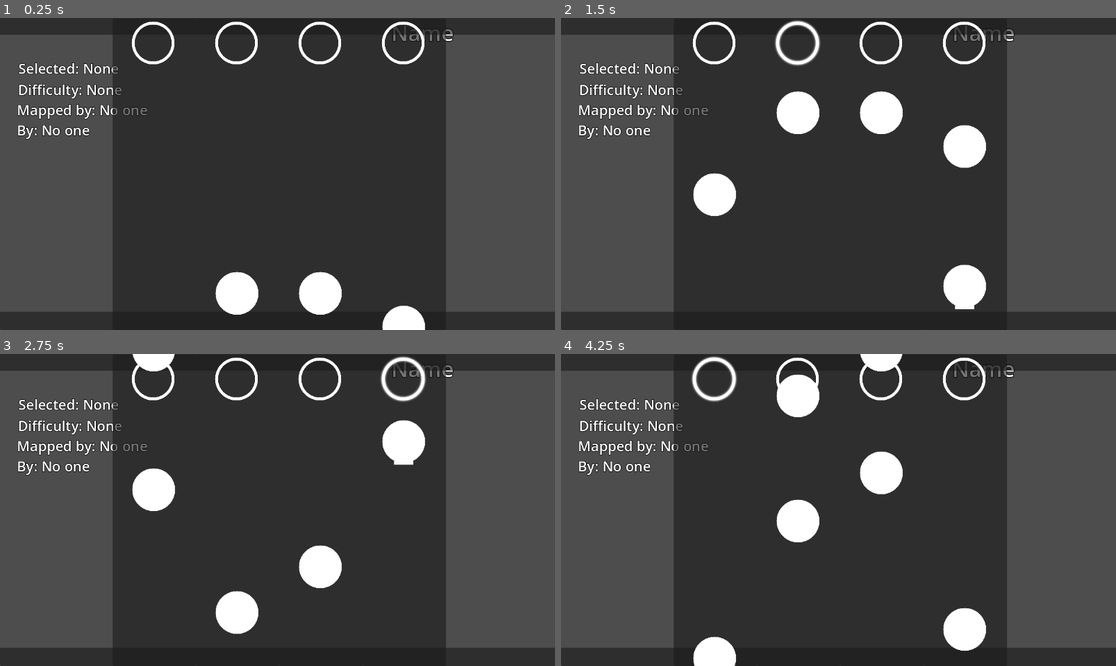
Above: before the commit, frames 1-4 (two rows, left to right).
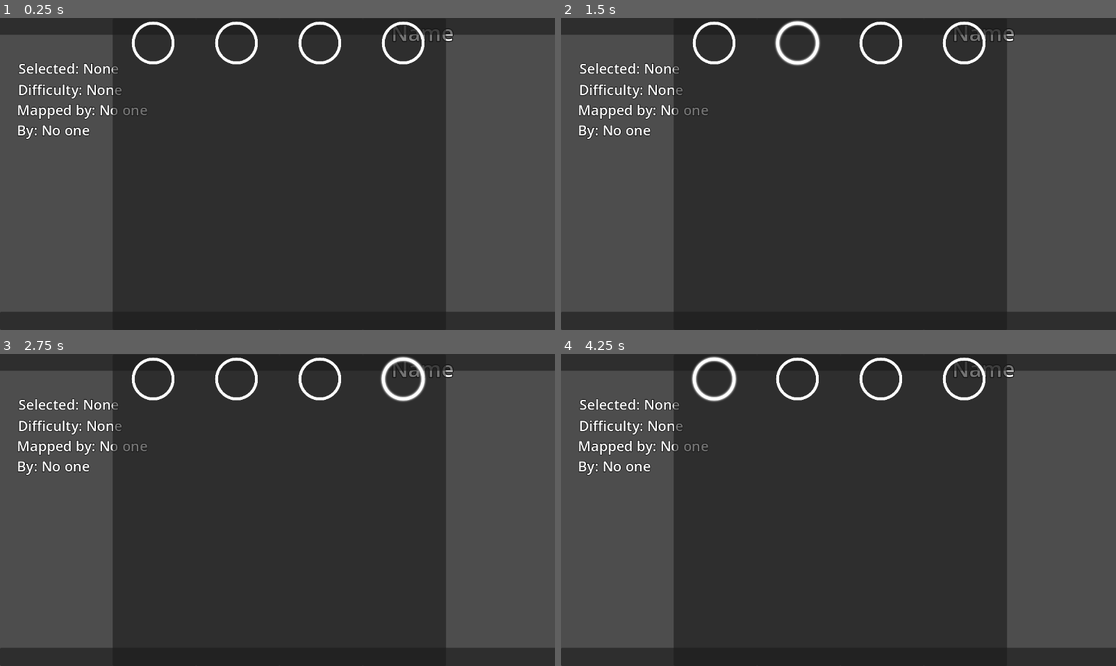
Above: after the commit, the same moments.

Repository: Virus01Official/KeyBeat_Rewrite
Game: Godot game, scene res://main.tscn
Same seed, same stepped clock (60 frames per second), same inputs: the game is played once before the commit and once after it.
Inputs:
- Up to frame 1 (0.25 s): no input
- Up to frame 2 (1.5 s): hold K (right) 0.53-1.28 s; hold F (down) from 1.28 s (still down)
- Up to frame 3 (2.75 s): release F (down) at 2.03 s; hold K (right) from 2.03 s (still down)
- Up to frame 4 (4.25 s): release K (right) at 2.78 s; hold J (up) 2.78-3.53 s; hold D (left) from 3.53 s (still down)

The runs differ from the first frame. In frame 1, 2.2% of the frame differs, in the area x 38-77%, y 81-100%; in frame 2, 4.3%, in the area x 23-77%, y 23-94%; in frame 3, 3.7%; in frame 4, 4.2%.
Error after the commit: Invalid assignment of property or key 'stream' with value of type 'AudioStreamOggVorbis' on a base object of type 'null instance'. (res://game.gd:195)

Commit message:
added audio and some changes to charts

Diff:
--- a/game.gd
+++ b/game.gd
@@ -11,12 +11,6 @@
 var song_position: float = 0.0
 var song_started: bool = false
 var next_note_index: int = 0
-
-var duration: float = 0.0
-var is_hold: bool = false
-var hold_active: bool = false
-var hold_end_y: float = 0.0
-var remaining_hold: float = 0.0
 
 const HIT_WINDOW = 0.5
 
@@ -184,8 +178,21 @@
 	if file:
 		var json = JSON.new()
 		json.parse(file.get_as_text())
-		chart = json.get_data()  # expects [{time: 1.2, direction: "left"}, ...]
+		var data = json.get_data()
+		chart = data.get("notes", [])
 		chart.sort_custom(func(a, b): return a["time"] < b["time"])
 		song_position = 0.0
 		next_note_index = 0
+
+		var audio_stream: AudioStream = null
+		for ext in ["mp3", "ogg"]:
+			var audio_path = maps_location + song + "/audio." + ext
+			if ResourceLoader.exists(audio_path):
+				audio_stream = load(audio_path)
+				break
+
+		if audio_stream:
+			$AudioStreamPlayer.stream = audio_stream
+			$AudioStreamPlayer.play()
+
 		song_started = true
--- a/songs/Tutorial/song.json
+++ b/songs/Tutorial/song.json
@@ -1,18 +1,22 @@
-[
-  {"time": 321,  "lane": 3},
-	{"time": 750,  "lane": 2},
-	{"time": 1285, "lane": 3},
-	{"time": 1714, "lane": 2},
-	{"time": 2250, "lane": 4},
-	{"time": 2571, "lane": 1},
-	{"time": 3214, "lane": 4, "duration": 100},
-	{"time": 3535, "lane": 1},
-	{"time": 4071, "lane": 3},
-	{"time": 4392, "lane": 2},
-	{"time": 4928, "lane": 3},
-	{"time": 5250, "lane": 2},
-	{"time": 6000, "lane": 4},
-	{"time": 6214, "lane": 1},
-	{"time": 6857, "lane": 3},
-	{"time": 7071, "lane": 2}
-]
+{
+	"notes": [
+		{"time": 321,  "lane": 3},
+		{"time": 750,  "lane": 2},
+		{"time": 1285, "lane": 3},
+		{"time": 1714, "lane": 2},
+		{"time": 2250, "lane": 4},
+		{"time": 2571, "lane": 1},
+		{"time": 3214, "lane": 4, "duration": 100},
+		{"time": 3535, "lane": 1},
+		{"time": 4071, "lane": 3},
+		{"time": 4392, "lane": 2},
+		{"time": 4928, "lane": 3},
+		{"time": 5250, "lane": 2},
+		{"time": 6000, "lane": 4},
+		{"time": 6214, "lane": 1},
+		{"time": 6857, "lane": 3},
+		{"time": 7071, "lane": 2}
+	],
+	"bpm": 120,
+	"title": "Tutorial"
+}
